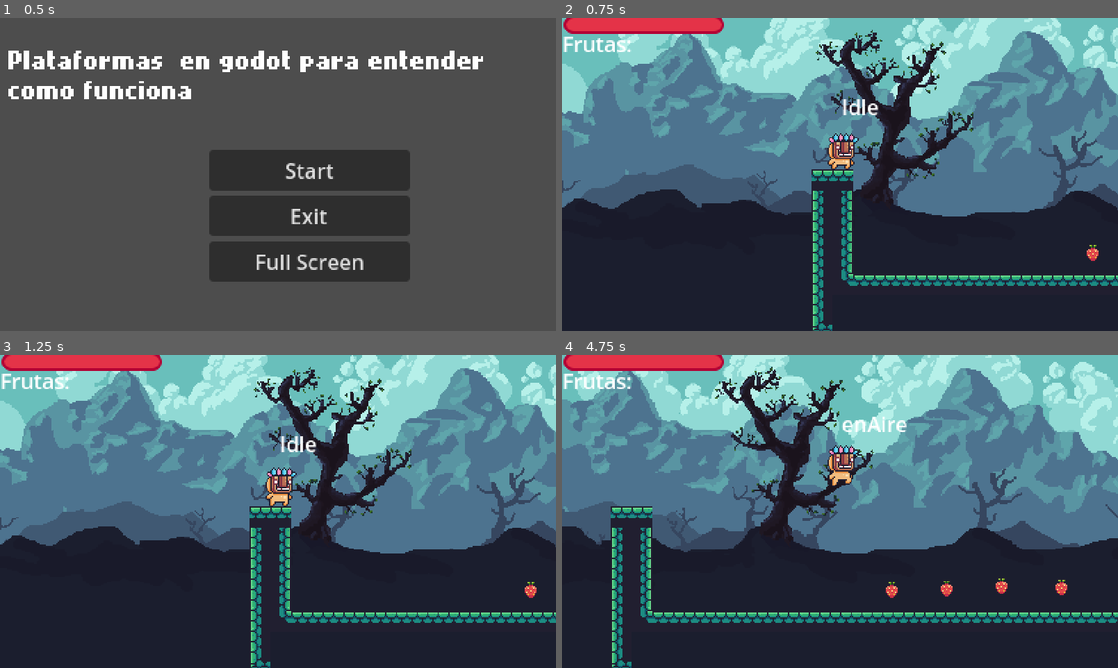
Above: before the commit, frames 1-4 (two rows, left to right).
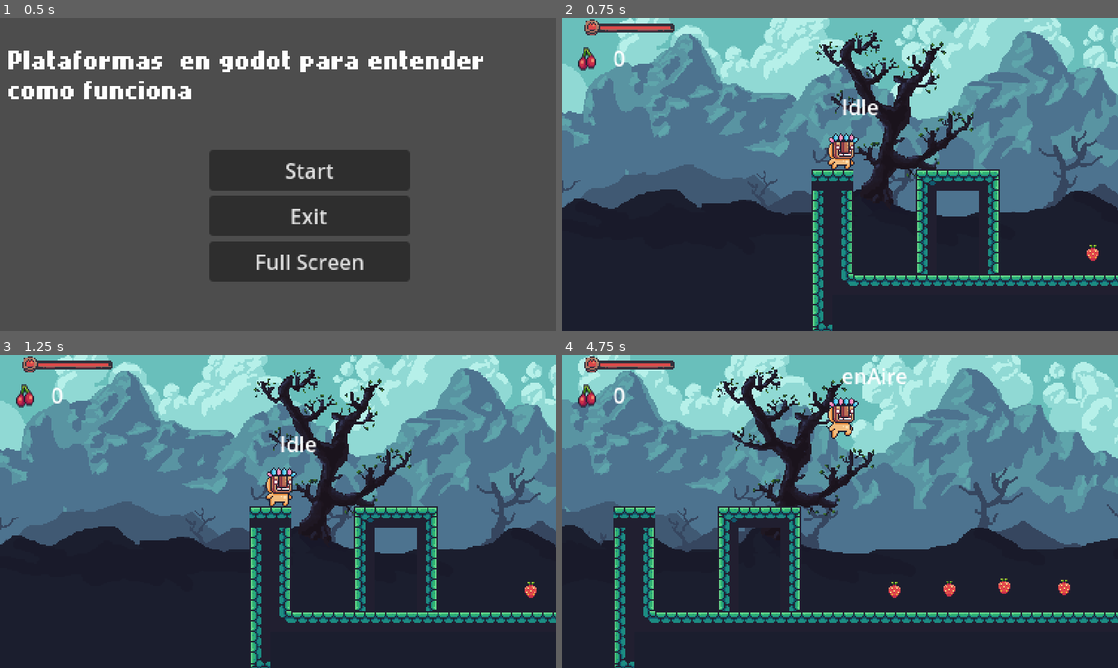
Above: after the commit, the same moments.

Repository: Sergiodevelopersk8/godotjuegoscursos
Game: Godot game, scene res://Maps/main_menu.tscn
Two runs of this game, one before a commit and one after it. Both use one fixed random seed, a clock stepped at 60 frames per second and the inputs below.
Inputs:
- Up to frame 1 (0.5 s): no input
- Up to frame 2 (0.75 s): click "Start" at 0.5 s
- Up to frame 3 (1.25 s): no input
- Up to frame 4 (4.75 s): tap Enter (ui_accept) at 1.25, 1.52, 1.55, 1.82, 2.1, 2.27, 2.57, 3.05, 3.77, 4.07, 4.35, 4.52 s; hold Right (ui_right) 1.28-2.78 s; tap Z (dash, bound only after the commit) at 1.35, 2.3, 2.85, 3.6 s; hold Left (ui_left) 2.78-3.53 s; hold Right (ui_right) from 3.53 s (still down)

Frame 1 is identical in both runs. In frame 2, 3.9% of the frame differs, in the area x 0-79%, y 0-82%; in frame 3, 3.9%; in frame 4, 11%, in the area x 0-100%, y 0-100%.

Commit message:
paso al video 65

Diff:
--- a/plataformas/new-game-project/Personajes/EnemigoCerdito/enemigo_cerdito.gd
+++ b/plataformas/new-game-project/Personajes/EnemigoCerdito/enemigo_cerdito.gd
@@ -13,8 +13,10 @@
 		estadoActual = value
 		match value:
 			estados.ANGRY:
+				speed = 90
 				anim.play("runAngry")
 			estados.PATRULLAR:
+				speed = 60
 				anim.play("walk")
 
 var direccion = -1:
@@ -94,7 +96,7 @@
 
 
 
-func _on_dmg_player_he_hecho_danio() -> void:
+func _on_dmg_player_he_hecho_danio():
 	estadoActual = estados.PATRULLAR
 	#darseVuelta()
 	direccion *= -1
--- a/plataformas/new-game-project/Player/StateMachine/take_damage.gd
+++ b/plataformas/new-game-project/Player/StateMachine/take_damage.gd
@@ -5,7 +5,9 @@
 	anim_player.play("herido")
 	player.dmgColision.set_deferred("disabled",true)
 	$"../../AudioHerirse".play()
-	player.velocity = Vector2.ZERO
+	#player.velocity = Vector2.ZERO
+	player.velocity.y = -player.jump
+
 	player.move_and_slide()
 
 
@@ -20,6 +22,7 @@
 
 
 
-func _on_animation_player_animation_finished(anim_name: StringName) -> void:
-	state_machine.transition_to("Idle")
-	player.dmgColision.set_deferred("disabled",false)
+func _on_animation_player_animation_finished(anim_name) :
+	if player.dmgColision.disabled:
+		state_machine.transition_to("Idle")
+		player.dmgColision.set_deferred("disabled",false)
--- /dev/null
+++ b/plataformas/new-game-project/Player/dash.gd
@@ -0,0 +1,22 @@
+extends PlayerState
+
+var dashSpeed = 400
+var direccionDash = 1
+
+func state_enter_state(msd :={}):
+	player.canDash = false
+	player.velocity.y = Input.get_axis("ui_up","ui_down") * dashSpeed
+	player.velocity.x = Input.get_axis("ui_left","ui_right") * dashSpeed
+	#if $"../../Sprite2D".flip_h:
+		#direccionDash = -1
+	#else:
+		#direccionDash = 1
+	$DashTimer.start()
+
+func state_physics_process(delta):
+	#player.velocity.x = direccionDash * dashSpeed
+	player.move_and_slide()
+
+
+func _on_dash_timer_timeout() -> void:
+	state_machine.transition_to("Idle")
--- a/plataformas/new-game-project/Player/en_aire.gd
+++ b/plataformas/new-game-project/Player/en_aire.gd
@@ -33,7 +33,8 @@
 
 
 	player.move_and_slide()
-
+	if player.is_on_wall():
+		state_machine.transition_to("wallSlide")
 	if player.is_on_floor():
 		state_machine.transition_to("Idle")
 
@@ -49,6 +50,12 @@
 	elif Input.is_action_just_pressed("ui_accept"):
 
 		$BufferjumpTimer.start()
+	elif Input.is_action_just_pressed("dash"):
+		state_machine.transition_to("Dash")
+
+
+
+
 
 func state_exit():
 	pass
--- a/plataformas/new-game-project/Player/idle.gd
+++ b/plataformas/new-game-project/Player/idle.gd
@@ -15,3 +15,5 @@
 		state_machine.transition_to("enAire")
 	elif Input.is_action_just_pressed("ui_accept"):
 		state_machine.transition_to("enAire",{Salto = true})
+	elif Input.is_action_just_pressed("dash") and player.canDash:
+		state_machine.transition_to("Dash")
--- a/plataformas/new-game-project/Player/moving.gd
+++ b/plataformas/new-game-project/Player/moving.gd
@@ -18,3 +18,5 @@
 		state_machine.transition_to("enAire")
 	elif  Input.is_action_just_pressed("ui_accept"):
 		state_machine.transition_to("enAire",{Salto = true})
+	elif Input.is_action_just_pressed("dash") and  player.canDash:
+		state_machine.transition_to("Dash")
--- a/plataformas/new-game-project/Player/player.gd
+++ b/plataformas/new-game-project/Player/player.gd
@@ -11,7 +11,7 @@
 		vida = val
 		$PlayerGUI/HPProgressBar.value = vida
 var numSaltos =  2
-
+var canDash = true
 @onready var anim = $AnimationPlayer
 @onready var sprite :=$Sprite2D
 @onready var frutaslabel := $PlayerGUI/HBoxContainer/FrutasLabel
@@ -27,55 +27,29 @@
 
 
 func _process(delta):
+
 	$LabelState.text = $StateMachine.state.name
 	if is_on_floor() and numSaltos != 2 and state_machine.state.name != "enAire":
 		reiniciarSalto()
+	#leer los raycast
+
+	for ray in raycastDmg.get_children():
+		if ray.is_colliding():
+			var colision = ray.get_collider()
+			if colision.is_in_group("Enemigos") and colision.has_method("takeDmg"):
+					colision.takeDmg(damage)
+					state_machine.transition_to("enAire",{Salto = true})
+					numSaltos += 1
+	if is_on_floor():
+		canDash = true
+
 
 func reiniciarSalto():
 	numSaltos = 2
 
 
-
-#
-#func _physics_process(delta):
-	#if estadoActual == estados.NORMAL:
-		#procesarNormal(delta)
-#
-#
-#func procesarNormal(delta):
-	#direccion = Input.get_axis("ui_left","ui_right")
-	#velocity.x = direccion * speed
-	#
-	#if direccion != 0:
-		#anim.play("walk")
-	#else:
-		#anim.play("idle")
-	#sprite.flip_h = direccion
-	 #< 0 if direccion != 0 else sprite.flip_h
-	#if is_on_floor() and Input.is_action_just_pressed("ui_accept"):
-		#velocity.y -= jump
-		#anim.play("jump")
-		#$"Audio Salto".play()
-	#
-	#if !is_on_floor():
-		#velocity.y += gravity
-	#
-	#
-	#move_and_slide()
-# daño al enemigo
-
-	for ray in raycastDmg.get_children():
-		if ray.is_colliding():
-			var colision = ray.get_collider()
-			if colision.is_in_group("Enemigos"):
-				if colision.has_method("takeDmg"):
-					colision.takeDmg(damage)
-#
-#
-#
-#
-#func actualizaInterfazFrutas():
-	#frutaslabel.text = str(Global.frutas)
+func actualizaInterfazFrutas():
+	frutaslabel.text = ("x" + str(Global.frutas))
 #
 func takeDamage(dmg):
 
--- a/plataformas/new-game-project/Player/player.tscn
+++ b/plataformas/new-game-project/Player/player.tscn
@@ -1,10 +1,11 @@
-[gd_scene load_steps=25 format=3 uid="uid://btx5a2eak7h6o"]
+[gd_scene load_steps=31 format=3 uid="uid://btx5a2eak7h6o"]
 
 [ext_resource type="Texture2D" uid="uid://bei7x67psb4c4" path="res://Assets_PixelAdventure/Main Characters/Mask Dude.png" id="1_bpe0d"]
 [ext_resource type="Script" path="res://Player/player.gd" id="1_ijcur"]
 [ext_resource type="Script" path="res://Player/camera_2d.gd" id="3_rk2ot"]
-[ext_resource type="LabelSettings" uid="uid://cckx0l3uvq558" path="res://Player/GUIText.tres" id="4_i2qdx"]
-[ext_resource type="StyleBox" uid="uid://b7ys6k1gmivun" path="res://GUI/hpGUI.tres" id="5_8o4md"]
+[ext_resource type="Texture2D" uid="uid://6bsfvret8xj" path="res://Assets_PixelAdventure/Items/Fruits/CherryIcon.png" id="4_31oab"]
+[ext_resource type="Texture2D" uid="uid://ckaore37h130l" path="res://Assets_PixelAdventure/Menu/UI/lifebar-1.png" id="5_0so2l"]
+[ext_resource type="Texture2D" uid="uid://53mh0rvj54b1" path="res://Assets_PixelAdventure/Menu/UI/lifebar-2.png" id="6_lvnme"]
 [ext_resource type="AudioStream" uid="uid://ba2hxqf376lg" path="res://Assets_PixelAdventure/Sounds/Jump.ogg" id="6_pi6jh"]
 [ext_resource type="AudioStream" uid="uid://bk01bmd5p2v58" path="res://Assets_PixelAdventure/Sounds/Hit.ogg" id="7_8yb3t"]
 [ext_resource type="Script" path="res://Player/StateMachine/StateMachine.gd" id="8_bu2s2"]
@@ -12,6 +13,9 @@
 [ext_resource type="Script" path="res://Player/moving.gd" id="10_y5s51"]
 [ext_resource type="Script" path="res://Player/en_aire.gd" id="11_302ko"]
 [ext_resource type="Script" path="res://Player/StateMachine/take_damage.gd" id="12_ql6rr"]
+[ext_resource type="Script" path="res://Player/wall_slide.gd" id="13_2uaqt"]
+[ext_resource type="Script" path="res://Player/wall_jump.gd" id="14_dhgto"]
+[ext_resource type="Script" path="res://Player/dash.gd" id="16_u26dv"]
 
 [sub_resource type="RectangleShape2D" id="RectangleShape2D_enusm"]
 size = Vector2(19, 22)
@@ -143,6 +147,23 @@
 "transitions": PackedFloat32Array(1, 1, 1, 1, 1, 1, 1, 1, 1, 1, 1, 1),
 "update": 1,
 "values": [11, 12, 13, 14, 15, 16, 17, 18, 19, 20, 21, 22]
+}
+
+[sub_resource type="Animation" id="Animation_gmsjn"]
+resource_name = "wallSlide"
+length = 0.6
+loop_mode = 1
+tracks/0/type = "value"
+tracks/0/imported = false
+tracks/0/enabled = true
+tracks/0/path = NodePath("Sprite2D:frame")
+tracks/0/interp = 1
+tracks/0/loop_wrap = true
+tracks/0/keys = {
+"times": PackedFloat32Array(0, 0.333333),
+"transitions": PackedFloat32Array(1, 1),
+"update": 1,
+"values": [31, 32]
 }
 
 [sub_resource type="AnimationLibrary" id="AnimationLibrary_puj85"]
@@ -154,20 +175,15 @@
 "jump": SubResource("Animation_gt367"),
 "jumpCaer": SubResource("Animation_hyohh"),
 "jumpDouble": SubResource("Animation_nm0e5"),
-"walk": SubResource("Animation_pk87m")
-}
-
-[sub_resource type="StyleBoxFlat" id="StyleBoxFlat_vw4sj"]
-bg_color = Color(0.362903, 0.038659, 0.083906, 1)
-border_width_left = 2
-border_width_top = 2
-border_width_right = 2
-border_width_bottom = 2
-border_color = Color(0.701961, 0, 0.203922, 1)
-corner_radius_top_left = 10
-corner_radius_top_right = 10
-corner_radius_bottom_right = 10
-corner_radius_bottom_left = 10
+"walk": SubResource("Animation_pk87m"),
+"wallSlide": SubResource("Animation_gmsjn")
+}
+
+[sub_resource type="StyleBoxTexture" id="StyleBoxTexture_dby52"]
+texture = ExtResource("5_0so2l")
+
+[sub_resource type="StyleBoxTexture" id="StyleBoxTexture_q0550"]
+texture = ExtResource("6_lvnme")
 
 [sub_resource type="RectangleShape2D" id="RectangleShape2D_2gcxc"]
 size = Vector2(19, 22)
@@ -197,26 +213,28 @@
 [node name="PlayerGUI" type="CanvasLayer" parent="."]
 
 [node name="HBoxContainer" type="HBoxContainer" parent="PlayerGUI"]
-offset_right = 40.0
-offset_bottom = 40.0
-
-[node name="FrutasLabel2" type="Label" parent="PlayerGUI/HBoxContainer"]
+offset_left = 3.0
+offset_top = 11.0
+offset_right = 43.0
+offset_bottom = 51.0
+
+[node name="FrutasLabel2" type="TextureRect" parent="PlayerGUI/HBoxContainer"]
 texture_filter = 2
 layout_mode = 2
-text = "Frutas:"
-label_settings = ExtResource("4_i2qdx")
+texture = ExtResource("4_31oab")
 
 [node name="FrutasLabel" type="Label" parent="PlayerGUI/HBoxContainer"]
 texture_filter = 2
 layout_mode = 2
+text = "0"
 
 [node name="HPProgressBar" type="ProgressBar" parent="PlayerGUI"]
-offset_left = 1.0
-offset_top = -2.0
-offset_right = 124.0
-offset_bottom = 12.0
-theme_override_styles/background = SubResource("StyleBoxFlat_vw4sj")
-theme_override_styles/fill = ExtResource("5_8o4md")
+offset_left = 17.0
+offset_top = -4.0
+offset_right = 86.0
+offset_bottom = 19.0
+theme_override_styles/background = SubResource("StyleBoxTexture_dby52")
+theme_override_styles/fill = SubResource("StyleBoxTexture_q0550")
 max_value = 10.0
 value = 5.0
 show_percentage = false
@@ -270,6 +288,22 @@
 [node name="takeDamage" type="Node" parent="StateMachine"]
 script = ExtResource("12_ql6rr")
 anim_player_path = NodePath("../../AnimationPlayer")
+
+[node name="wallSlide" type="Node" parent="StateMachine"]
+script = ExtResource("13_2uaqt")
+anim_player_path = NodePath("../../AnimationPlayer")
+
+[node name="wallJump" type="Node" parent="StateMachine"]
+script = ExtResource("14_dhgto")
+anim_player_path = NodePath("../../AnimationPlayer")
+
+[node name="Dash" type="Node" parent="StateMachine"]
+script = ExtResource("16_u26dv")
+anim_player_path = NodePath("../../AnimationPlayer")
+
+[node name="DashTimer" type="Timer" parent="StateMachine/Dash"]
+wait_time = 0.001
+one_shot = true
 
 [node name="LabelState" type="Label" parent="."]
 offset_left = 1.0
@@ -286,3 +320,4 @@
 
 [connection signal="animation_finished" from="AnimationPlayer" to="." method="_on_animation_player_animation_finished"]
 [connection signal="animation_finished" from="AnimationPlayer" to="StateMachine/takeDamage" method="_on_animation_player_animation_finished"]
+[connection signal="timeout" from="StateMachine/Dash/DashTimer" to="StateMachine/Dash" method="_on_dash_timer_timeout"]
--- /dev/null
+++ b/plataformas/new-game-project/Player/wall_jump.gd
@@ -0,0 +1,23 @@
+extends PlayerState
+var canChangeState = false
+var direccion : float
+
+
+func state_enter_state(msg :={}):
+	canChangeState = false
+	direccion = Input.get_axis("ui-left","ui_right")
+	$"../../Audio Salto".play()
+	#player.velocity = Vector2.ZERO
+
+func state_physics_process(delta):
+	player.velocity.y = lerpf(player.velocity.y, -player.jump, .8)
+	player.velocity.x = lerpf(player.velocity.x, -direccion * player.jump, .8)
+
+	if player.velocity.y == -player.jump:
+		canChangeState = true
+	player.move_and_slide()
+
+	if canChangeState and !player.is_on_floor():
+		state_machine.transition_to("enAire")
+	elif Input.is_action_just_pressed("dash"):
+		state_machine.transition_to("Dash")
--- /dev/null
+++ b/plataformas/new-game-project/Player/wall_slide.gd
@@ -0,0 +1,22 @@
+extends PlayerState
+
+
+func state_enter_state(msg :={}):
+	player.velocity.y = 0
+	anim_player.play("wallSlide")
+
+
+
+
+func state_physics_process(delta):
+	player.velocity.y += player.gravity*.05
+	var direccion = Input.get_axis("ui_left","ui_right")
+	player.velocity.x = direccion * player.speed
+	player.move_and_slide()
+
+	if player.is_on_floor():
+		state_machine.transition_to("Idle")
+	elif !player.is_on_wall():
+			state_machine.transition_to("Idle")
+	elif Input.is_action_just_pressed("ui_accept"):
+		state_machine.transition_to("wallJump")
--- a/plataformas/new-game-project/Player/world.tscn
+++ b/plataformas/new-game-project/Player/world.tscn
@@ -91,18 +91,19 @@
 position = Vector2(0, -2)
 tile_set = SubResource("TileSet_r7eb4")
 format = 2
-layer_0/tile_data = PackedInt32Array(524291, 196608, 9, 5242 …(2642 unchanged characters)… , 8, 589912, 65536, 8, 393282, 131072, 8)
+layer_0/tile_data = PackedInt32Array(524291, 196608, 9, 5242 …(2642 unchanged characters)… , 8, 589912, 65536, 8, 393282, 131072, 8, 262151, 0, 9, 327687, 0, 9, 393223, 0, 9, 458759, 0, 9, 196615, 0, 8, 196616, 65536, 8, 196617, 65536, 8, 196618, 131072, 8, 262154, 131072, 9, 327690, 131072, 9, 393226, 131072, 9, 458762, 131072, 9)
 
 [node name="ParallaxBackground" type="ParallaxBackground" parent="."]
 scroll_base_offset = Vector2(0, 100)
 
 [node name="ParallaxLayer" type="ParallaxLayer" parent="ParallaxBackground"]
 motion_scale = Vector2(0.1, 0.1)
-motion_mirroring = Vector2(1008, 0)
+motion_mirroring = Vector2(1440, 0)
 
 [node name="Sprite2D" type="Sprite2D" parent="ParallaxBackground/ParallaxLayer"]
-scale = Vector2(0.7, 0.7)
+position = Vector2(-504, -221)
 texture = ExtResource("3_3e4v8")
+centered = false
 
 [node name="ParallaxLayer2" type="ParallaxLayer" parent="ParallaxBackground"]
 motion_scale = Vector2(0.2, 0.2)
--- a/plataformas/new-game-project/Trampas/sierra.tscn
+++ b/plataformas/new-game-project/Trampas/sierra.tscn
@@ -10,7 +10,7 @@
 [node name="SierraVerdadera" type="Node2D" parent="."]
 
 [node name="Sprite2D" type="Sprite2D" parent="SierraVerdadera"]
-rotation = 1944.11
+rotation = 6538.27
 texture = ExtResource("2_8jpr4")
 
 [node name="dmgPlayer" parent="SierraVerdadera" instance=ExtResource("3_kyl7k")]
--- a/plataformas/new-game-project/project.godot
+++ b/plataformas/new-game-project/project.godot
@@ -46,6 +46,12 @@
 , Object(InputEventKey,"resource_local_to_scene":false,"resource_name":"","device":-1,"window_id":0,"alt_pressed":false …(182 unchanged characters)…
 ]
 }
+dash={
+"deadzone": 0.5,
+"events": [Object(InputEventKey,"resource_local_to_scene":false,"resource_name":"","device":0,"window_id":0,"alt_pressed":false,"shift_pressed":false,"ctrl_pressed":false,"meta_pressed":false,"pressed":false,"keycode":0,"physical_keycode":90,"key_label":0,"unicode":0,"location":0,"echo":false,"script":null)
+, Object(InputEventJoypadButton,"resource_local_to_scene":false,"resource_name":"","device":-1,"button_index":2,"pressure":0.0,"pressed":false,"script":null)
+]
+}
 
 [layer_names]
 
--- a/plataformas/new-game-project/scene/world_2.tscn
+++ b/plataformas/new-game-project/scene/world_2.tscn
@@ -173,36 +173,36 @@
 position = Vector2(241, -49)
 
 [node name="SierraVerdadera" parent="Sierra" index="0"]
-position = Vector2(5.47934, -36.9219)
+position = Vector2(9.14426, -0.879608)
 
 [node name="Sprite2D" parent="Sierra/SierraVerdadera" index="0"]
-rotation = 55742.9
+rotation = 59491.5
 
 [node name="Path2D" parent="Sierra" index="1"]
 position = Vector2(-5, -3)
 curve = SubResource("Curve2D_0t58p")
 
 [node name="PathFollow2D" parent="Sierra/Path2D" index="0"]
-position = Vector2(9.76565, -33.8148)
-rotation = 2.9927
-progress = 118.184
+position = Vector2(13.4428, 1.92399)
+rotation = 0.273009
+progress = 200.354
 
 [node name="Sierra2" parent="." instance=ExtResource("11_tmrq2")]
 position = Vector2(380, -1)
 
 [node name="SierraVerdadera" parent="Sierra2" index="0"]
-position = Vector2(-51.4855, -1.08513)
+position = Vector2(-25.6317, 7.12572)
 
 [node name="Sprite2D" parent="Sierra2/SierraVerdadera" index="0"]
-rotation = 55742.9
+rotation = 59491.5
 
 [node name="Path2D" parent="Sierra2" index="1"]
 curve = SubResource("Curve2D_4vhns")
 
 [node name="PathFollow2D" parent="Sierra2/Path2D" index="0"]
-position = Vector2(-51.1467, -0.153322)
-rotation = 1.22203
-progress = 197.565
+position = Vector2(-26.5665, 7.4412)
+rotation = -0.325496
+progress = 233.16
 
 [node name="EnemigoCerdito" parent="." instance=ExtResource("12_d602u")]
 position = Vector2(534, 49)
